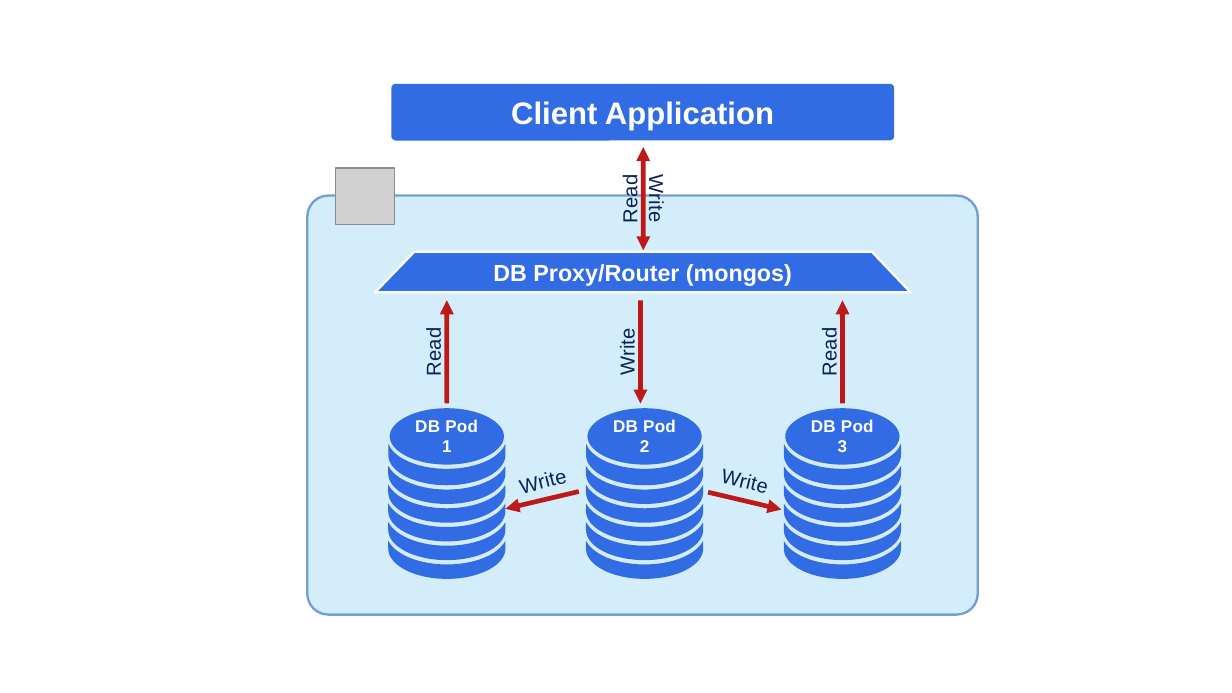
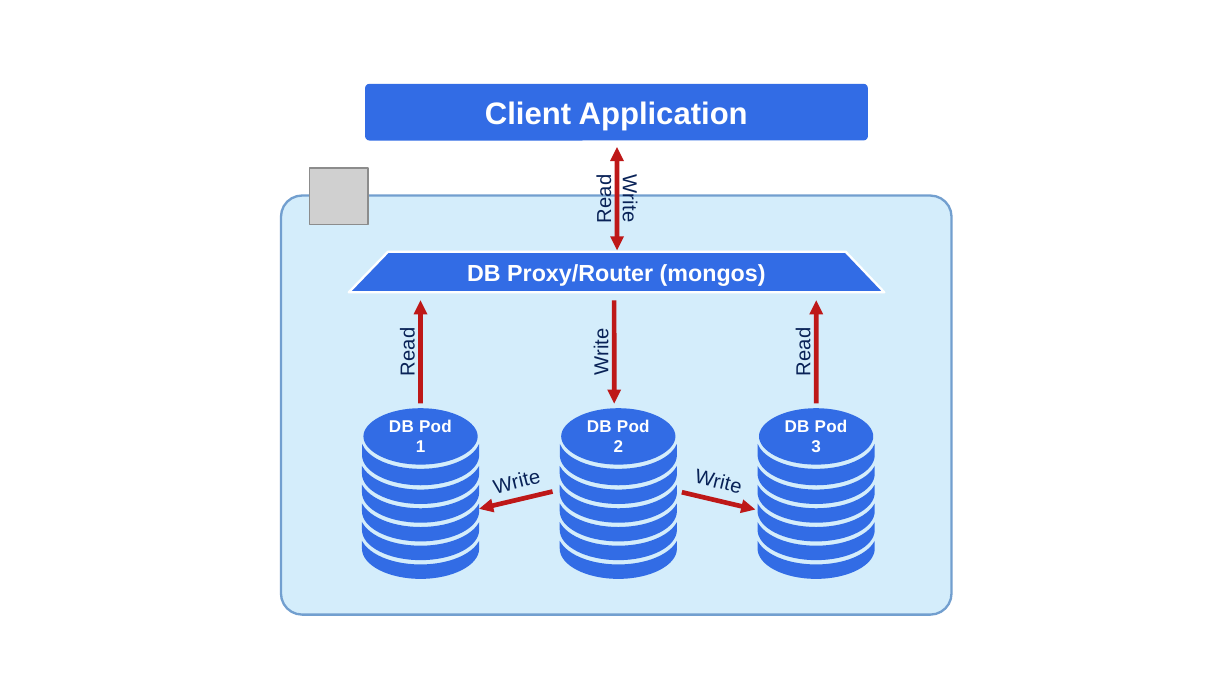
Before and after one commit to percona/percona-server-mongodb-operator, a slide deck: slide 1 of source/assets/images/sources/sharding.odp. Drawn at 1232x693 pixels with LibreOffice and Linux fonts; fonts in the diff are those of the drawing; grey boxes stand for pictures. Boxes give left, top, right and bottom in pixels: in the first picture for what was removed or moved away, otherwise in the second. Text is boxed around its words. In the diff, an @@ line names an element or a change of style, - is before the commit and + after.

```diff
--- a/source/assets/images/sources/sharding.odp
+++ b/source/assets/images/sources/sharding.odp
@@ rectangle added at (x1=268, y1=70, x2=967, y2=629), fill #FFFFFF @@
@@ line removed from (980, 210) to (980, 601) @@
@@ 10 texts, 5 arrows, 4 freeform shapes, 2 rounded rectangles, 2 lines, 1 picture, 1 double arrow moved together from (x1=307, y1=84, x2=979, y2=617) to (x1=281, y1=84, x2=954, y2=617) @@
```
Also in this commit, not shown: 1 other slide changed, 2 other files.
